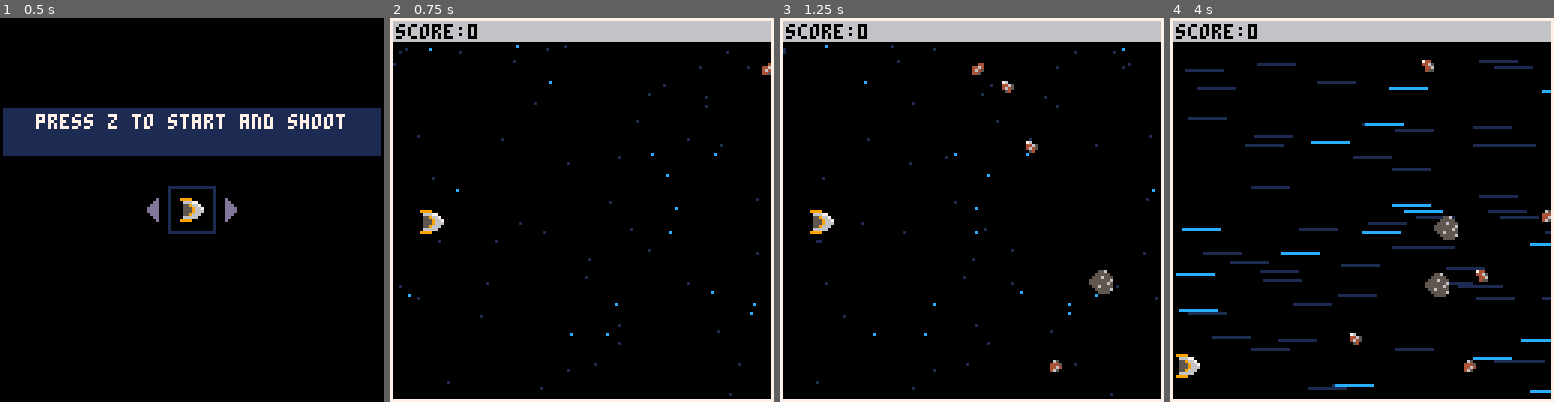
Above: before the commit, frames 1-4 (left to right).
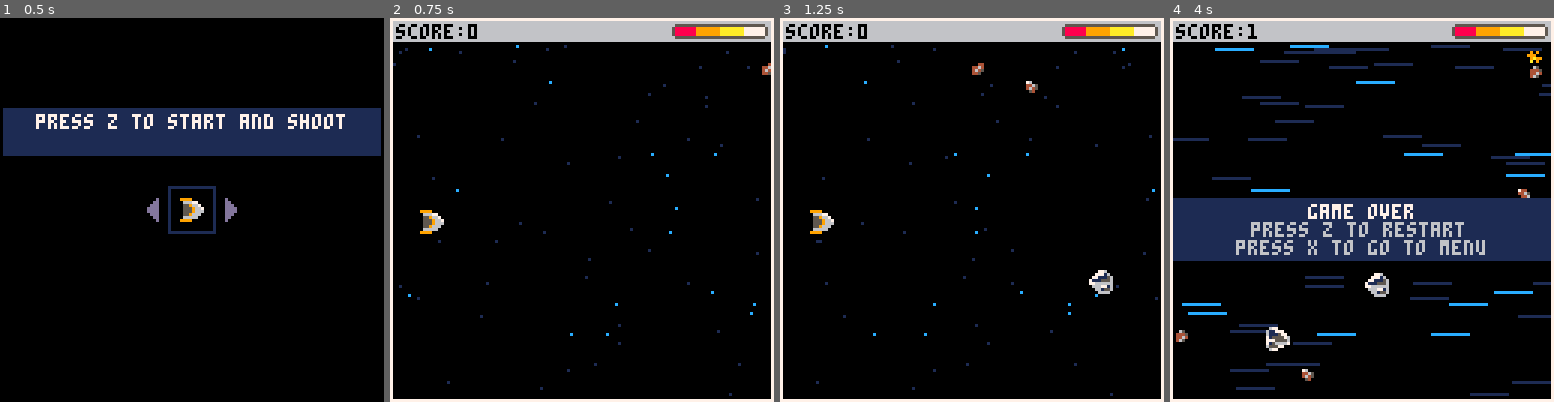
Above: after the commit, the same moments.

Repository: maoning/pico-8
Game: PICO-8 cartridge bon_voyage.p8
Two runs of this game, one before a commit and one after it. Both use one fixed random seed, a clock stepped at 60 frames per second and the inputs below.
Inputs:
- Up to frame 1 (0.5 s): tap X (X key) at 0.33 s
- Up to frame 2 (0.75 s): tap O (Z key) at 0.7 s
- Up to frame 3 (1.25 s): tap X (X key) at 1.07 s
- Up to frame 4 (4 s): hold Right 1.6-2.1 s; tap O (Z key) every 0.4 s from 1.7 to 3.7 s; tap X (X key) at 1.85, 2.97 s; hold Up 2.15-2.42 s; hold Right 2.47-3.03 s; hold Left 3.08-3.58 s; hold Down 3.63-3.97 s

Frame 1 is identical in both runs. In frame 2, 1.0% of the frame differs, in the area x 73-99%, y 1-6%; in frame 3, 1.5%; in frame 4, 25%, in the area x 0-100%, y 1-99%.

Commit message:
tweak params

Diff:
--- a/bon_voyage.p8
+++ b/bon_voyage.p8
@@ -8,9 +8,15 @@
 -- 4. asteriod attack
 -- 5. internal events?
 
--- bugs: small asteroids overlaps with bigger ones
-
--- todo: light strike when accelerate forward
+-- bugs:? small asteroids overlaps with bigger ones
+
+-- todo: add lives
+--       add powerups
+--       update bigger asteroids
+--       add more ships with different bullet trajectries, and laser
+--       when you crash 1 big asteroid split it into 4
+--       add a bar to indicate the density of asteroids
+--       cool down bar for bullets/ships
 
 bullet_spd = 2
 bullet_r = 1
@@ -37,6 +43,7 @@
 ast_size = 2
 ast_position = 3
 asteroid_types = {{1,8,{16,0,8,8}},
+                  {1,8,{16,8,8,8}},
                   {2,4,{64,0,4,4}},
                   {2,4,{68,0,4,4}},
                   {2,4,{64,4,4,4}},
@@ -170,7 +177,7 @@
    bullet.dy = 0
    add(bullets, bullet)
    sfx(1)
-  elseif (t%15) == 0 and ships[current_ship+1][bullet_cap] == 2 then
+  elseif (t%12) == 0 and ships[current_ship+1][bullet_cap] == 2 then
    local bullet1 = {}
    local bullet2 = {}
    bullet1.x = player.x + 8
@@ -201,17 +208,17 @@
   local asteroid = {}
   asteroid.x = playable_x_max
   asteroid.y = playable_y_min + flr(rnd(playable_y_max-8-playable_y_min))
-  asteroid.type = 1
+  asteroid.type = 1 + flr(rnd(2))
   asteroid.size = 8
-  asteroid.spd = asteroid_types[1][ast_spd]
+  asteroid.spd = asteroid_types[asteroid.type][ast_spd]
   if not(ast_overlap(asteroid.y,8)) then
    add(asteroids, asteroid)
   end
  end
 
- if flr(rnd(10)%10) == 1 then
+ if flr(rnd(15)%15) == 1 then
   local asteroid = {}
-  asteroid.type = 2 + flr(rnd(3.9))
+  asteroid.type = 3 + flr(rnd(3.9))
   asteroid.size = 4
   asteroid.x = playable_x_max
   asteroid.y = playable_y_min + flr(rnd(playable_y_max-4-playable_y_min))
@@ -299,6 +306,7 @@
  draw_player()
  draw_particles()
  draw_frame()
+ draw_cooldown()
 
  if shake_screen > 1 then
   shake()
@@ -366,6 +374,11 @@
  for p in all(particles) do
   pset(p.x, p.y, p.col)
  end
+end
+
+function draw_cooldown()
+ sspr(24,8,32,8,94,0)
+ sspr(24,18,32,8,94,2)
 end
 
 -- helpers
Not shown, changed: 19 lines of the sprite sheet (__gfx__) section of bon_voyage.p8
